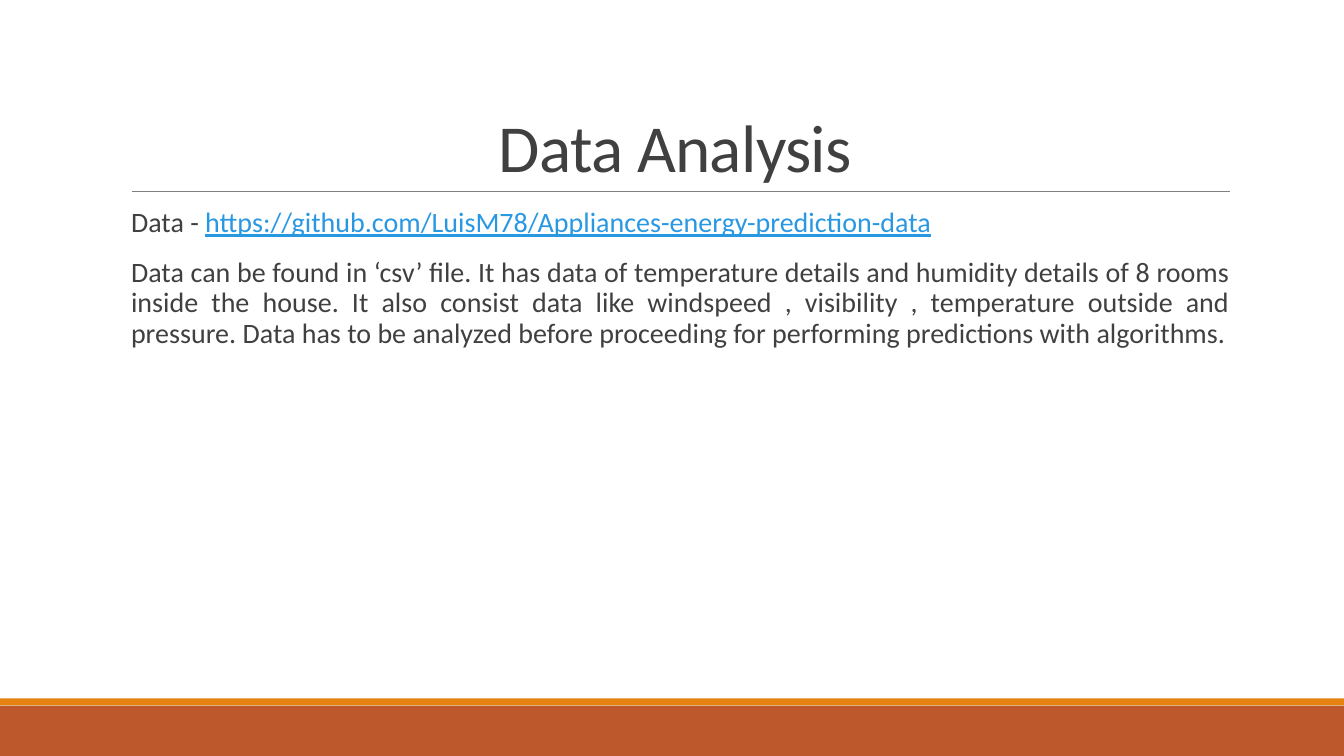
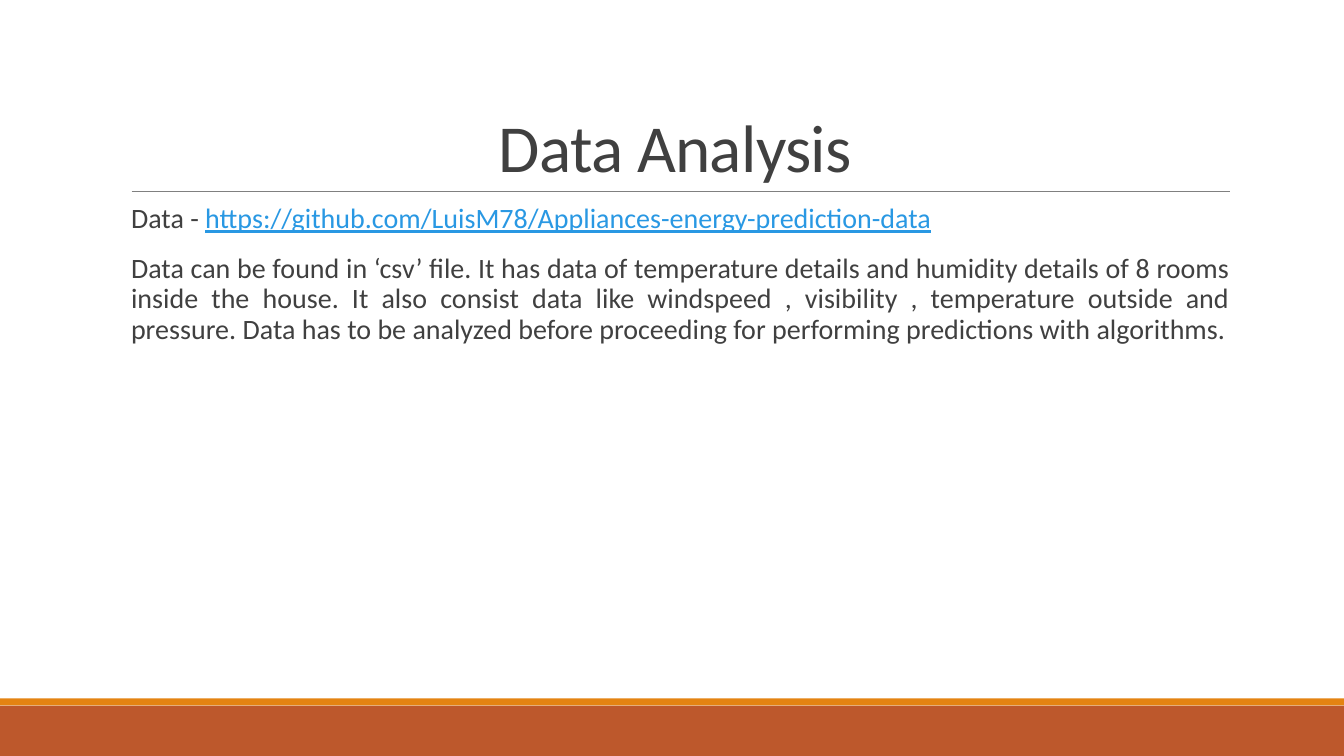
Before and after one commit to NortheasternUniversityADS/Assignment-2, a slide deck: slide 2 of Part 2 - Exploratory Data Analysis/Exploratory data Analysis.pptx. Drawn at 1344x756 pixels with LibreOffice and Linux fonts; fonts in the diff are those of the drawing. Boxes give left, top, right and bottom in pixels: in the first picture for what was removed or moved away, otherwise in the second. Text is boxed around its words. In the diff, an @@ line names an element or a change of style, - is before the commit and + after.

```diff
--- a/Part 2 - Exploratory Data Analysis/Exploratory data Analysis.pptx
+++ b/Part 2 - Exploratory Data Analysis/Exploratory data Analysis.pptx
@@ text "Data - https://github.com/LuisM78/Appliances-energy-predicti ..." moved from (x1=131, y1=212, x2=1229, y2=348) to (x1=131, y1=208, x2=1229, y2=344) @@
```
Also in this commit, not shown: 3 other files.
